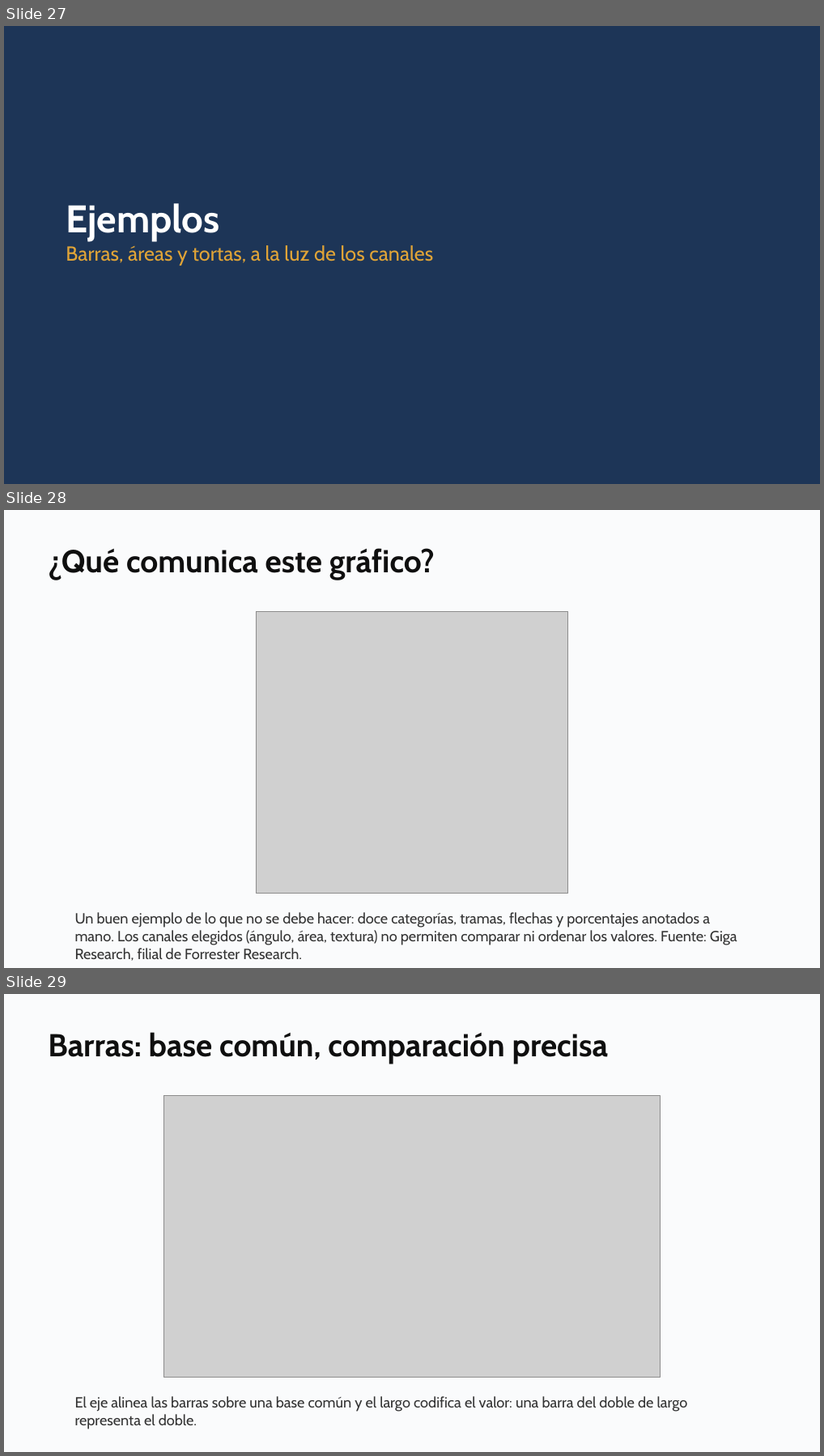
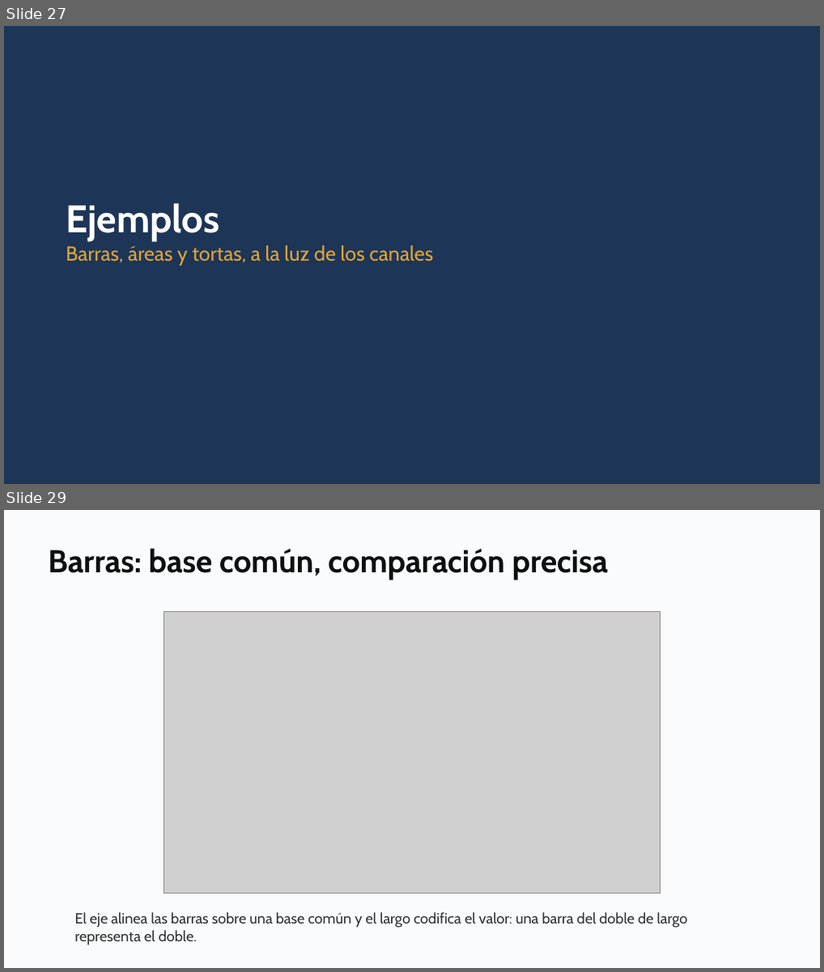
Before and after one commit to daniopitz/cienciadatos, a slide deck: presentaciones/clase03_visualizacion_eda.pptx. Shown one above the other, each under a label of ours: slides 27, 28 and 29 before the commit, slides 27 and 29 after it; the slides between them are not shown. The pictures are 824x1456 and 824x972 pixels, drawn with LibreOffice and Linux fonts; fonts in the diff are those of the drawing; grey boxes stand for pictures. Boxes give left, top, right and bottom in pixels: in the first picture for what was removed or moved away, otherwise in the second. Text is boxed around its words. In the diff, an @@ line names an element or a change of style, - is before the commit and + after.

```diff
--- a/presentaciones/clase03_visualizacion_eda.pptx
+++ b/presentaciones/clase03_visualizacion_eda.pptx
@@ slide 28 removed at (4, 510, 820, 968), background #FFFFFF @@
@@ rectangle removed at (4, 510, 820, 968) @@
@@ text removed at (48, 548, 435, 580) @@
-¿Qué comunica este gráfico?
@@ picture removed at (256, 612, 569, 894) @@
@@ text removed at (75, 913, 738, 961) @@
-Un buen ejemplo de lo que no se debe hacer: doce categorías, tramas, flechas y porcentajes anotados a mano. Los canales elegidos (ángulo, área, textura) no permiten comparar ni ordenar los valores. Fuente: Giga Research, filial de Forrester Research.
```
Also in this commit, not shown: 1 slide added, 1 other file.
